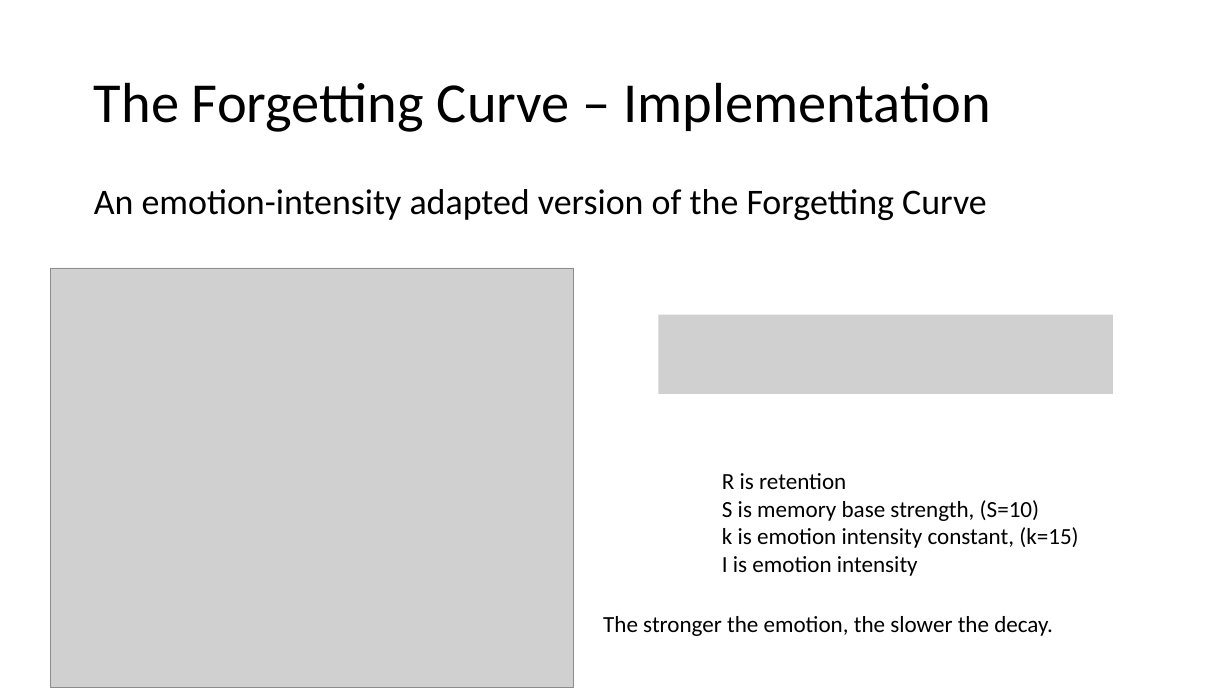
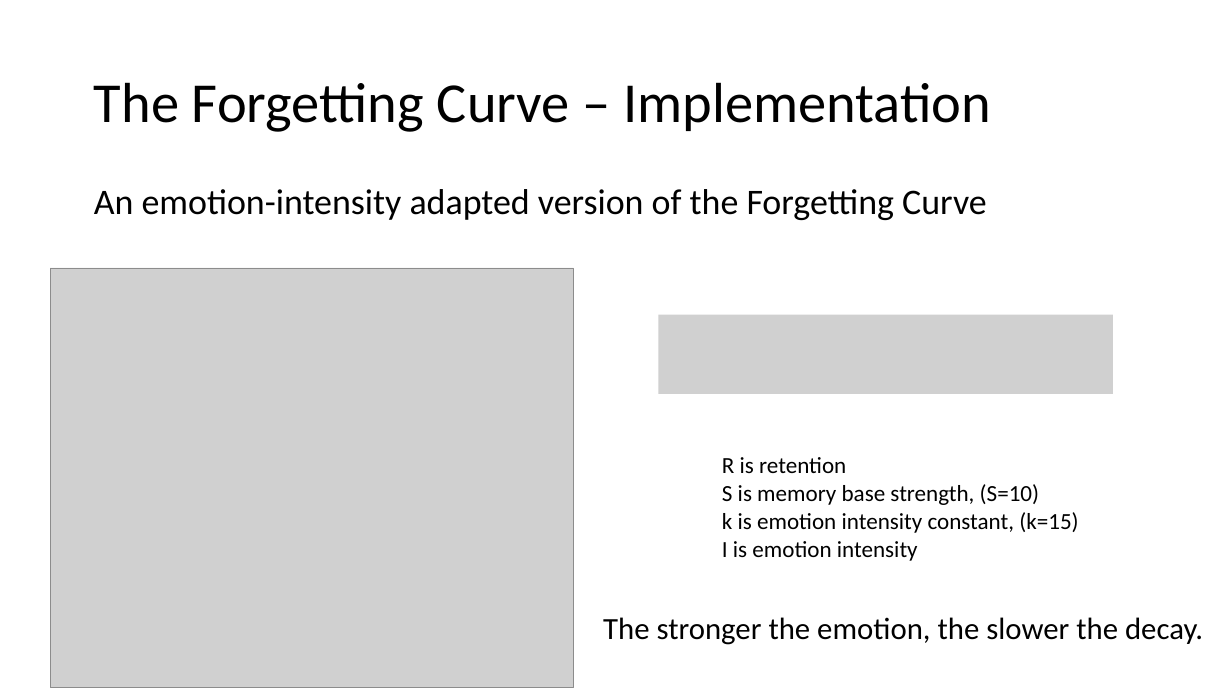
Before and after one commit to Astonzzh/slide, a slide deck: slide 40 of presentation1.pptx (slide 39 before the commit). Drawn at 1232x693 pixels with LibreOffice and Linux fonts; fonts in the diff are those of the drawing; grey boxes stand for pictures. Boxes give left, top, right and bottom in pixels: in the first picture for what was removed or moved away, otherwise in the second. Text is boxed around its words. In the diff, an @@ line names an element or a change of style, - is before the commit and + after.

```diff
--- a/presentation1.pptx
+++ b/presentation1.pptx
@@ text "R is retention": place and size @@
-text "R is retention" at [722,473,1078,576]
+text "R is retention" at [722,457,1078,561]
@@ text "The stronger the emotion, the ..." at [603,617,1203,645]: size 18 to 24 pt @@
```
Also in this commit, not shown: 30 other slides changed, 2 slides added, 1 slide removed.
